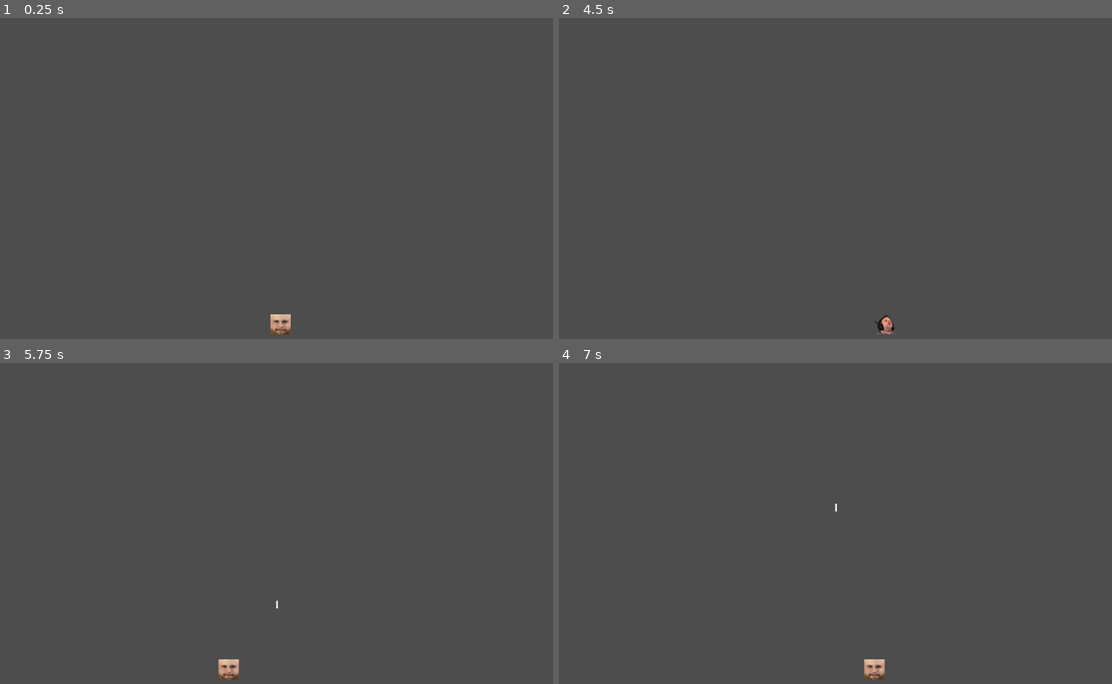
Above: before the commit, frames 1-4 (two rows, left to right).
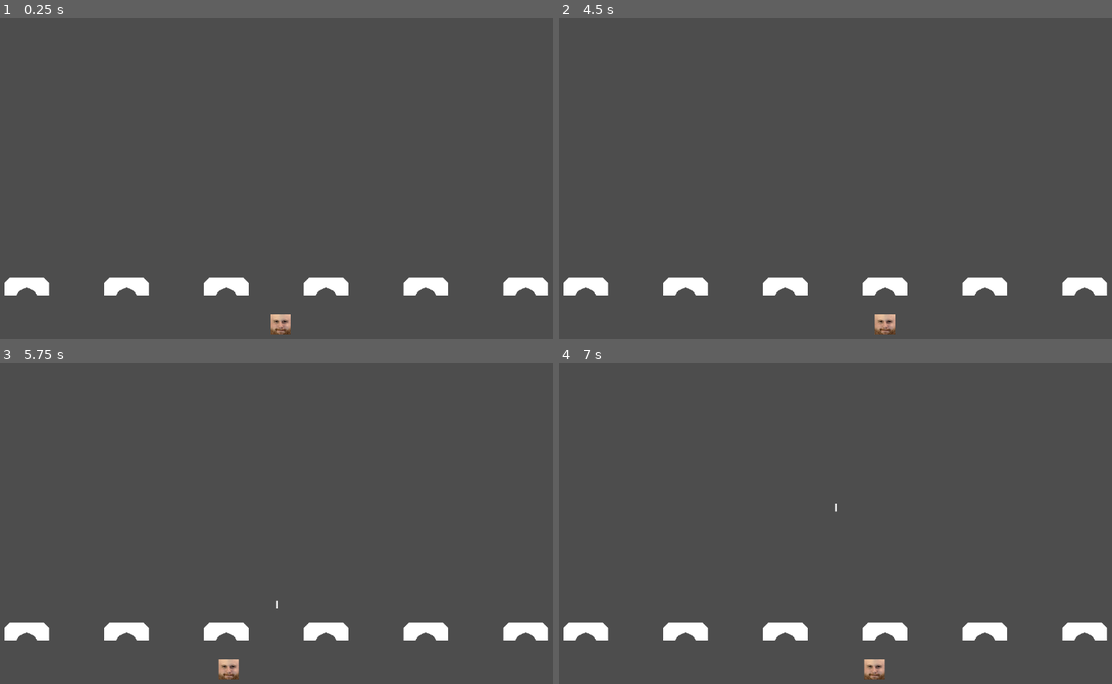
Above: after the commit, the same moments.

Repository: wildbeard/coneinvaders
Game: Godot game, scene res://Scenes/Game.tscn
The game is run twice, just before and just after one commit, with the same random seed, the same clock (stepped at 60 frames per second) and the same inputs. The project has no main scene, so this scene is started directly.
Inputs:
- Up to frame 1 (0.25 s): no input
- Up to frame 2 (4.5 s): tap Enter at 0.5 s; hold D (move_right) 0.53-1.28 s; tap Space (shoot) every 0.75 s from 0.6 to 4.35 s; hold A (move_left) 1.28-2.03 s; hold D (move_right) 2.03-3.53 s; hold A (move_left) from 3.53 s (still down)
- Up to frame 3 (5.75 s): keep holding A (move_left); tap Space (shoot) at 5.1 s
- Up to frame 4 (7 s): release A (move_left) at 5.78 s; hold D (move_right) from 5.78 s (still down); tap Space (shoot) at 5.85, 6.6 s

The runs differ from the first frame. In frame 1, 2.3% of the frame differs, in the area x 0-100%, y 80-87%; in frame 2, 2.5%, in the area x 0-100%, y 80-99%; in frame 3, 2.3%; in frame 4, 2.3%.

Commit message:
Bunker collision and progression

Diff:
--- /dev/null
+++ b/Scenes/Bunker.tscn
@@ -0,0 +1,82 @@
+[gd_scene load_steps=8 format=3 uid="uid://cjur2du3p5op6"]
+
+[ext_resource type="Texture2D" uid="uid://can65pdoptvj8" path="res://Assets/Sprites/bunker/top_right_base.png" id="1_1lloq"]
+[ext_resource type="Script" uid="uid://dl3c3o0r72noq" path="res://Scripts/Scenes/Bunker.gd" id="1_jvn8g"]
+[ext_resource type="Texture2D" uid="uid://66me76j202b8" path="res://Assets/Sprites/bunker/bottom_right_base.png" id="2_jvn8g"]
+
+[sub_resource type="RectangleShape2D" id="RectangleShape2D_rcpel"]
+size = Vector2(16, 42.875)
+
+[sub_resource type="RectangleShape2D" id="RectangleShape2D_wmp04"]
+size = Vector2(43, 16)
+
+[sub_resource type="RectangleShape2D" id="RectangleShape2D_0psqr"]
+size = Vector2(43, 19)
+
+[sub_resource type="RectangleShape2D" id="RectangleShape2D_qqkwj"]
+size = Vector2(43, 19)
+
+[node name="Node2D" type="Node2D"]
+script = ExtResource("1_jvn8g")
+
+[node name="TopLeft" type="Area2D" parent="."]
+unique_name_in_owner = true
+collision_layer = 4
+collision_mask = 8
+
+[node name="sprite" type="Sprite2D" parent="TopLeft"]
+texture_filter = 1
+position = Vector2(1, -17)
+texture = ExtResource("1_1lloq")
+flip_h = true
+
+[node name="CollisionShape2D" type="CollisionShape2D" parent="TopLeft"]
+position = Vector2(-21.5625, 8)
+rotation = -1.5708
+shape = SubResource("RectangleShape2D_rcpel")
+
+[node name="TopRight" type="Area2D" parent="."]
+unique_name_in_owner = true
+position = Vector2(43, 0)
+collision_layer = 4
+collision_mask = 8
+
+[node name="sprite" type="Sprite2D" parent="TopRight"]
+texture_filter = 1
+position = Vector2(-44, -17)
+texture = ExtResource("1_1lloq")
+
+[node name="CollisionShape2D" type="CollisionShape2D" parent="TopRight"]
+position = Vector2(-21.5, 8)
+shape = SubResource("RectangleShape2D_wmp04")
+
+[node name="BottomRight" type="Area2D" parent="."]
+unique_name_in_owner = true
+position = Vector2(43, 0)
+collision_layer = 4
+collision_mask = 8
+
+[node name="sprite" type="Sprite2D" parent="BottomRight"]
+texture_filter = 1
+position = Vector2(-44, -17)
+texture = ExtResource("2_jvn8g")
+
+[node name="CollisionShape2D" type="CollisionShape2D" parent="BottomRight"]
+position = Vector2(-21.5, 25.5)
+shape = SubResource("RectangleShape2D_0psqr")
+
+[node name="BottomLeft" type="Area2D" parent="."]
+unique_name_in_owner = true
+position = Vector2(43, 0)
+collision_layer = 4
+collision_mask = 8
+
+[node name="sprite" type="Sprite2D" parent="BottomLeft"]
+texture_filter = 1
+position = Vector2(-42, -17)
+texture = ExtResource("2_jvn8g")
+flip_h = true
+
+[node name="CollisionShape2D" type="CollisionShape2D" parent="BottomLeft"]
+position = Vector2(-64.5, 25.5)
+shape = SubResource("RectangleShape2D_qqkwj")
--- a/Scenes/Game.tscn
+++ b/Scenes/Game.tscn
@@ -1,10 +1,14 @@
-[gd_scene load_steps=4 format=3 uid="uid://bu1v7ay6sneg5"]
+[gd_scene load_steps=6 format=3 uid="uid://bu1v7ay6sneg5"]
 
 [ext_resource type="Script" uid="uid://cxb07jid2ytr2" path="res://Scripts/Scenes/Game.gd" id="1_iukft"]
 [ext_resource type="PackedScene" uid="uid://bjvdbspnr3hoh" path="res://Scenes/Player.tscn" id="2_gl6un"]
+[ext_resource type="PackedScene" uid="uid://cjur2du3p5op6" path="res://Scenes/Bunker.tscn" id="3_j5yw3"]
 
 [sub_resource type="RectangleShape2D" id="RectangleShape2D_gl6un"]
 size = Vector2(1161, 22)
+
+[sub_resource type="RectangleShape2D" id="RectangleShape2D_j5yw3"]
+size = Vector2(20, 664)
 
 [node name="Node2D" type="Node2D"]
 script = ExtResource("1_iukft")
@@ -19,3 +23,33 @@
 [node name="CollisionShape2D" type="CollisionShape2D" parent="Area2D"]
 position = Vector2(578, -10)
 shape = SubResource("RectangleShape2D_gl6un")
+
+[node name="CheaterBounds" type="StaticBody2D" parent="."]
+collision_layer = 2
+collision_mask = 2
+
+[node name="CollisionShape2D" type="CollisionShape2D" parent="CheaterBounds"]
+position = Vector2(-10, 324)
+shape = SubResource("RectangleShape2D_j5yw3")
+
+[node name="CollisionShape2D2" type="CollisionShape2D" parent="CheaterBounds"]
+position = Vector2(1162, 324)
+shape = SubResource("RectangleShape2D_j5yw3")
+
+[node name="Node2D" parent="." instance=ExtResource("3_j5yw3")]
+position = Vector2(496, 512)
+
+[node name="Node2D2" parent="." instance=ExtResource("3_j5yw3")]
+position = Vector2(688, 512)
+
+[node name="Node2D3" parent="." instance=ExtResource("3_j5yw3")]
+position = Vector2(880, 512)
+
+[node name="Node2D4" parent="." instance=ExtResource("3_j5yw3")]
+position = Vector2(1072, 512)
+
+[node name="Node2D5" parent="." instance=ExtResource("3_j5yw3")]
+position = Vector2(304, 512)
+
+[node name="Node2D6" parent="." instance=ExtResource("3_j5yw3")]
+position = Vector2(112, 512)
--- a/Scenes/Player.tscn
+++ b/Scenes/Player.tscn
@@ -10,6 +10,8 @@
 size = Vector2(41, 41)
 
 [node name="CharacterBody2D" type="CharacterBody2D"]
+collision_layer = 3
+collision_mask = 3
 script = ExtResource("1_rpqav")
 
 [node name="Sprite2D" type="Sprite2D" parent="."]
--- a/Scenes/Projectile.tscn
+++ b/Scenes/Projectile.tscn
@@ -14,7 +14,8 @@
 texture = ExtResource("2_k1cl8")
 
 [node name="Area2D" type="Area2D" parent="."]
-collision_mask = 3
+collision_layer = 9
+collision_mask = 15
 
 [node name="CollisionShape2D" type="CollisionShape2D" parent="Area2D"]
 shape = SubResource("RectangleShape2D_k1cl8")
--- /dev/null
+++ b/Scripts/Scenes/Bunker.gd
@@ -0,0 +1,56 @@
+extends Node2D
+class_name Bunker
+
+@onready var topLeft: Area2D = %TopLeft
+@onready var topRight: Area2D = %TopRight
+@onready var bottomRight: Area2D = %BottomRight
+@onready var bottomLeft: Area2D = %BottomLeft
+
+var sectionHp: Dictionary = {
+	"topLeft": 5,
+	"topRight": 5,
+	"bottomRight": 5,
+	"bottomLeft": 5,
+}
+
+func _ready() -> void:
+	topLeft.area_entered.connect(Callable(_on_area_2d_area_entered).bind(topLeft))
+	topRight.area_entered.connect(Callable(_on_area_2d_area_entered).bind(topRight))
+	bottomLeft.area_entered.connect(Callable(_on_area_2d_area_entered).bind(bottomLeft))
+	bottomRight.area_entered.connect(Callable(_on_area_2d_area_entered).bind(bottomRight))
+
+func _on_area_2d_area_entered(area: Area2D, section: Area2D) -> void:
+	var sprite: Sprite2D = section.get_node("sprite")
+	var flipped: bool = false
+	var hp: int
+	var hpKey: String
+	var texture: Texture
+	var texturePath: String = "res://Assets/Sprites/bunker/"
+
+	match section:
+		topLeft:
+			hp = sectionHp.topLeft
+			hpKey = "topLeft"
+			flipped = true
+			texturePath += "top_right_dmg_"
+		topRight:
+			hp = sectionHp.topRight
+			hpKey = "topRight"
+			texturePath += "top_right_dmg_"
+		bottomRight:
+			hp = sectionHp.bottomRight
+			hpKey = "bottomRight"
+			texturePath += "bottom_right_dmg_"
+		bottomLeft:
+			hp = sectionHp.bottomLeft
+			hpKey = "bottomLeft"
+			texturePath += "bottom_right_dmg_"
+			flipped = true
+
+	if hp - 1 <= 0:
+		section.queue_free()
+	else:
+		hp = hp - 1
+		texturePath += str(hp - 1) + ".png"
+		sectionHp[hpKey] = hp
+		sprite.texture = load(texturePath)
--- a/Scripts/Scenes/Player.gd
+++ b/Scripts/Scenes/Player.gd
@@ -11,6 +11,7 @@
 const PROJECTILE_SCENE: PackedScene = preload("res://Scenes/Projectile.tscn")
 const BASE_TEXTURE = preload("res://Assets/Sprites/cudaW.png")
 const HIT_TEXTURE = preload("res://Assets/Sprites/cudaGasm.png")
+const BUNKER_HIT = preload("res://Assets/Sprites/cudaWTF.png")
 
 var hasProjectileOut: bool = false
 
@@ -35,26 +36,39 @@
 func _shoot() -> void:
 	var projectile: Projectile = PROJECTILE_SCENE.instantiate()
 	var startingPos: Vector2
+	projectile.source = Projectile.SpawnSource.PLAYER
 	startingPos.x = global_position.x + sprite.texture.get_width() / 5.5
 	startingPos.y = global_position.y - 10
 
 	projectile.global_position = startingPos
-	projectile.out_of_bounds.connect(Callable(_on_projectile_out_of_bounds).bind(projectile), CONNECT_ONE_SHOT)
-	projectile.hit_enemy.connect(Callable(_on_projectile_hit).bind(projectile), CONNECT_ONE_SHOT)
+	projectile.projectile_hit.connect(Callable(_on_projectile_hit).bind(projectile), CONNECT_ONE_SHOT)
 	add_child(projectile)
 
 func _on_area_2d_area_entered(area: Area2D) -> void:
 	player_hit.emit()
 
-func _on_projectile_hit(projectile: Projectile) -> void:
+func _on_projectile_hit(target: Projectile.TargetHit, projectile: Projectile) -> void:
+	var texture: Texture
+
+	if target == Projectile.TargetHit.ENEMY:
+		texture = HIT_TEXTURE
+		_enemy_hit()
+	elif target == Projectile.TargetHit.BUNKER:
+		texture = BUNKER_HIT
+		_bunker_hit()
+
+	if texture:
+		_set_sprite_texture(texture)
+		get_tree().create_timer(0.25).timeout.connect(Callable(_set_sprite_texture).bind(BASE_TEXTURE), CONNECT_ONE_SHOT)
+
 	hasProjectileOut = false
-	projectile.queue_free()
-
-func _on_projectile_out_of_bounds(projectile: Projectile) -> void:
-	hasProjectileOut = false
-	_set_sprite_texture(HIT_TEXTURE)
-	get_tree().create_timer(0.25).timeout.connect(Callable(_set_sprite_texture).bind(BASE_TEXTURE), CONNECT_ONE_SHOT)
 	projectile.queue_free()
 
 func _set_sprite_texture(texture: Texture) -> void:
 	sprite.texture = texture
+
+func _enemy_hit() -> void:
+	pass
+
+func _bunker_hit() -> void:
+	pass
--- a/Scripts/Scenes/Projectile.gd
+++ b/Scripts/Scenes/Projectile.gd
@@ -1,12 +1,23 @@
 extends Node2D
 class_name Projectile
 
-signal out_of_bounds()
-signal hit_enemy()
+enum TargetHit {
+	ENEMY = 0,
+	OUT_OF_BOUNDS = 2,
+	BUNKER = 8,
+}
+
+enum SpawnSource {
+	PLAYER,
+	ENEMY,
+}
+
+signal projectile_hit(target: int)
 
 @onready var sprite: Sprite2D = $Sprite2D
 
 @export var speed: float = 150.0
+var source: int
 
 func _ready() -> void:
 	top_level = true
@@ -15,8 +26,15 @@
 	global_position.y -= speed * delta
 
 func _on_area_2d_area_entered(area: Area2D) -> void:
+	print(area.collision_mask)
+	var target: TargetHit
 	# Out of Bounds Collision
 	if area.collision_mask == 2:
-		out_of_bounds.emit()
+		target = TargetHit.OUT_OF_BOUNDS
+	# Bunker
+	elif area.collision_mask == 8:
+		target = TargetHit.BUNKER
 	else:
-		hit_enemy.emit()
+		target = TargetHit.ENEMY
+
+	projectile_hit.emit(target)
Binary file added: Assets/Sprites/bunker/bottom_right_base.png
Not shown, added: Assets/Sprites/bunker/bottom_right_base.png.import
Binary file added: Assets/Sprites/bunker/bottom_right_dmg_0.png
Not shown, added: Assets/Sprites/bunker/bottom_right_dmg_0.png.import
Binary file added: Assets/Sprites/bunker/bottom_right_dmg_1.png
Not shown, added: Assets/Sprites/bunker/bottom_right_dmg_1.png.import
Binary file added: Assets/Sprites/bunker/bottom_right_dmg_2.png
Not shown, added: Assets/Sprites/bunker/bottom_right_dmg_2.png.import
Binary file added: Assets/Sprites/bunker/bottom_right_dmg_3.png
Not shown, added: Assets/Sprites/bunker/bottom_right_dmg_3.png.import
Binary file added: Assets/Sprites/bunker/top_right_base.png
Not shown, added: Assets/Sprites/bunker/top_right_base.png.import
(and 11 more such lines)
